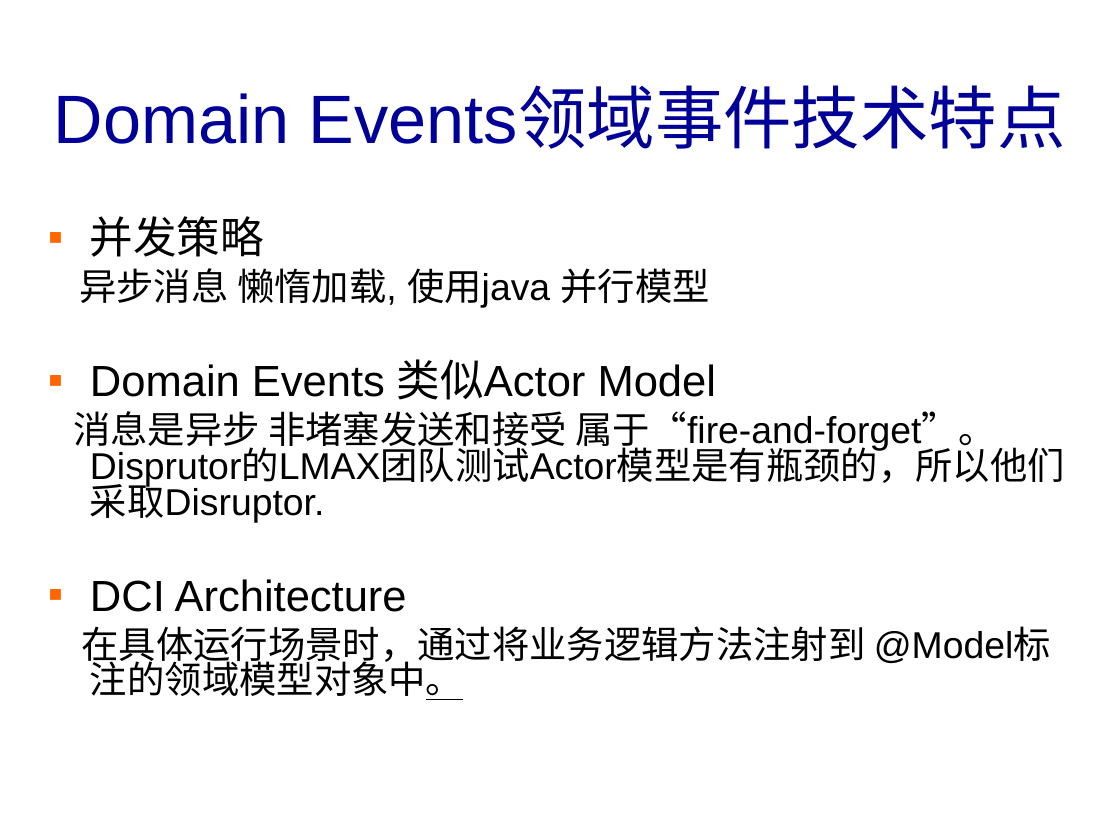
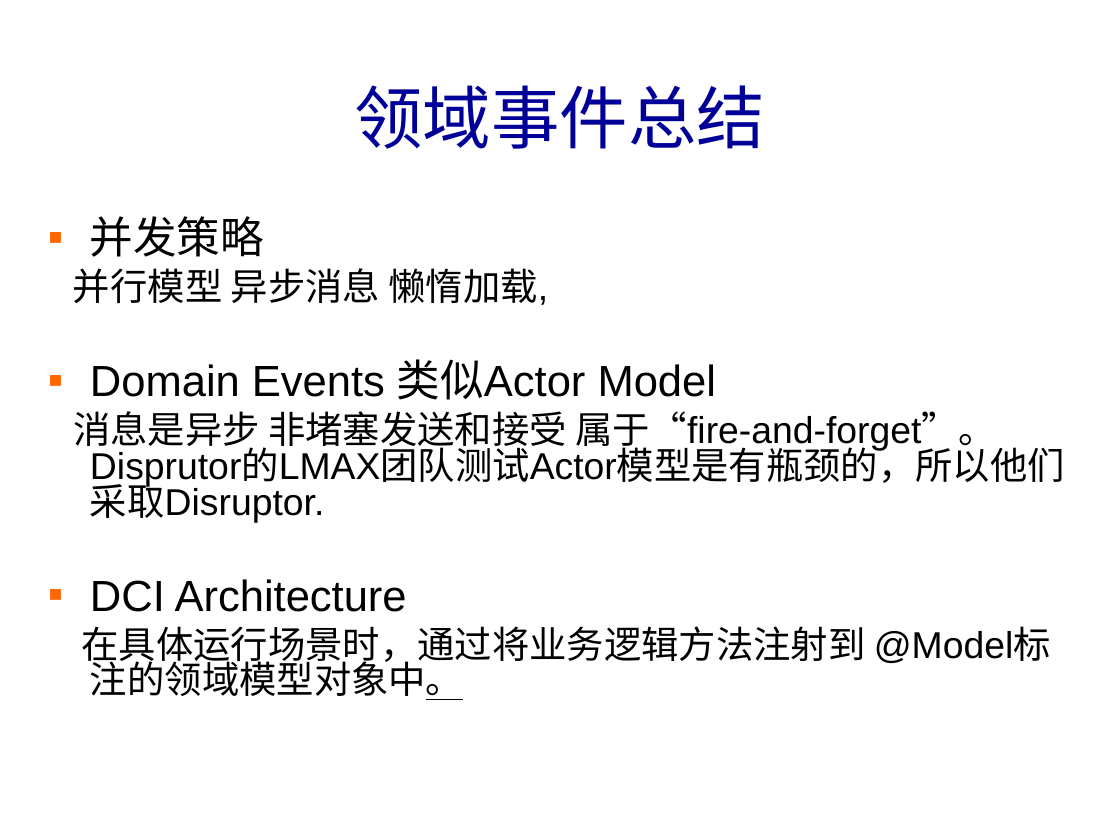
Before and after one commit to banq/jdonframework, a slide deck: slide 38 of doc/chinese/JdonFramework.ppt (slide 36 before the commit). Drawn at 1120x840 pixels with LibreOffice and Linux fonts; fonts in the diff are those of the drawing; background and template pictures are left out. Boxes give left, top, right and bottom in pixels: in the first picture for what was removed or moved away, otherwise in the second. Text is boxed around its words. In the diff, an @@ line names an element or a change of style, - is before the commit and + after.

```diff
--- a/doc/chinese/JdonFramework.ppt
+++ b/doc/chinese/JdonFramework.ppt
@@ title at (354,85,765,149): text changed @@
-Domain Events领域事件技术特点
+领域事件总结
@@ text at (73,268,548,305): text changed @@
-异步消息 懒惰加载, 使用java 并行模型
+并行模型 异步消息 懒惰加载,
```
Also in this commit, not shown: 2 other slides changed, 4 slides added, 16 other files.
